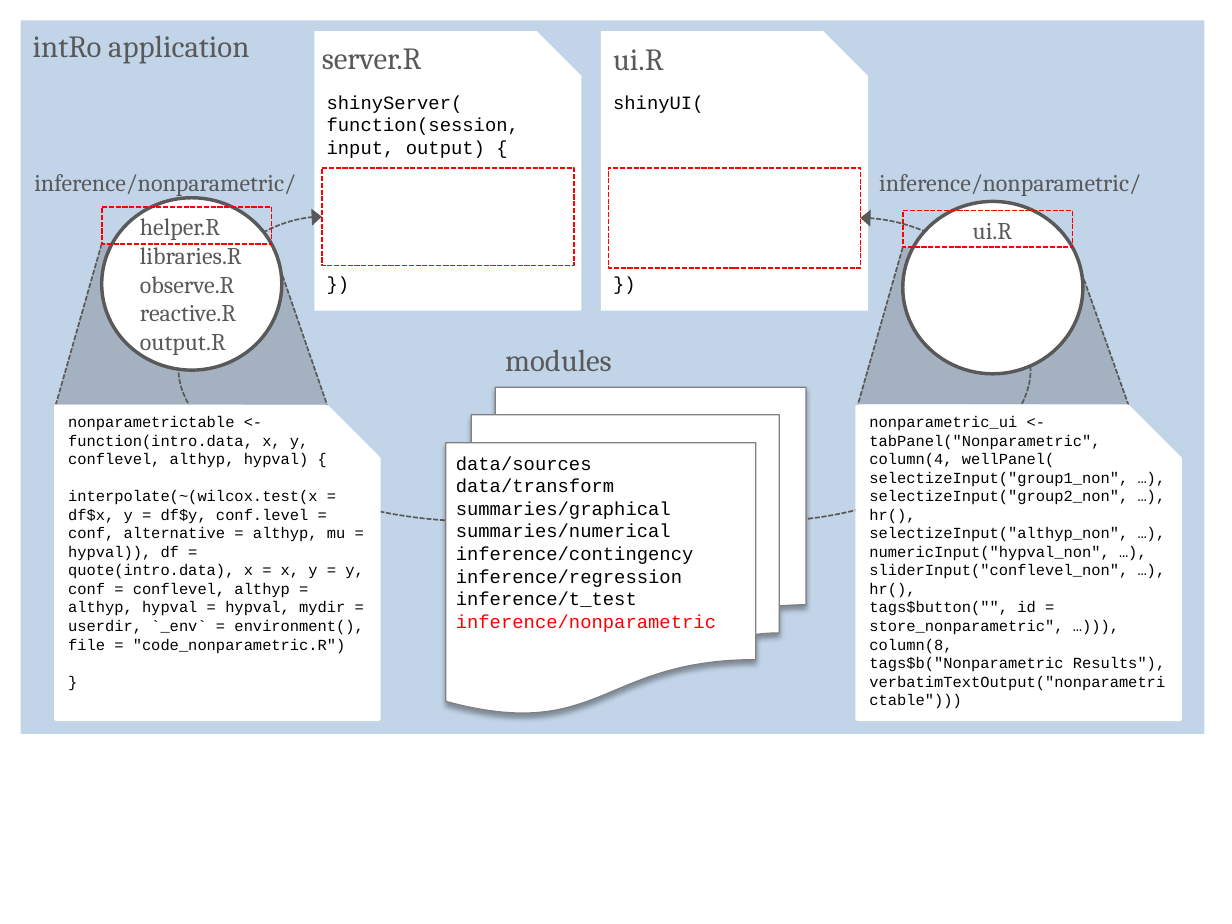
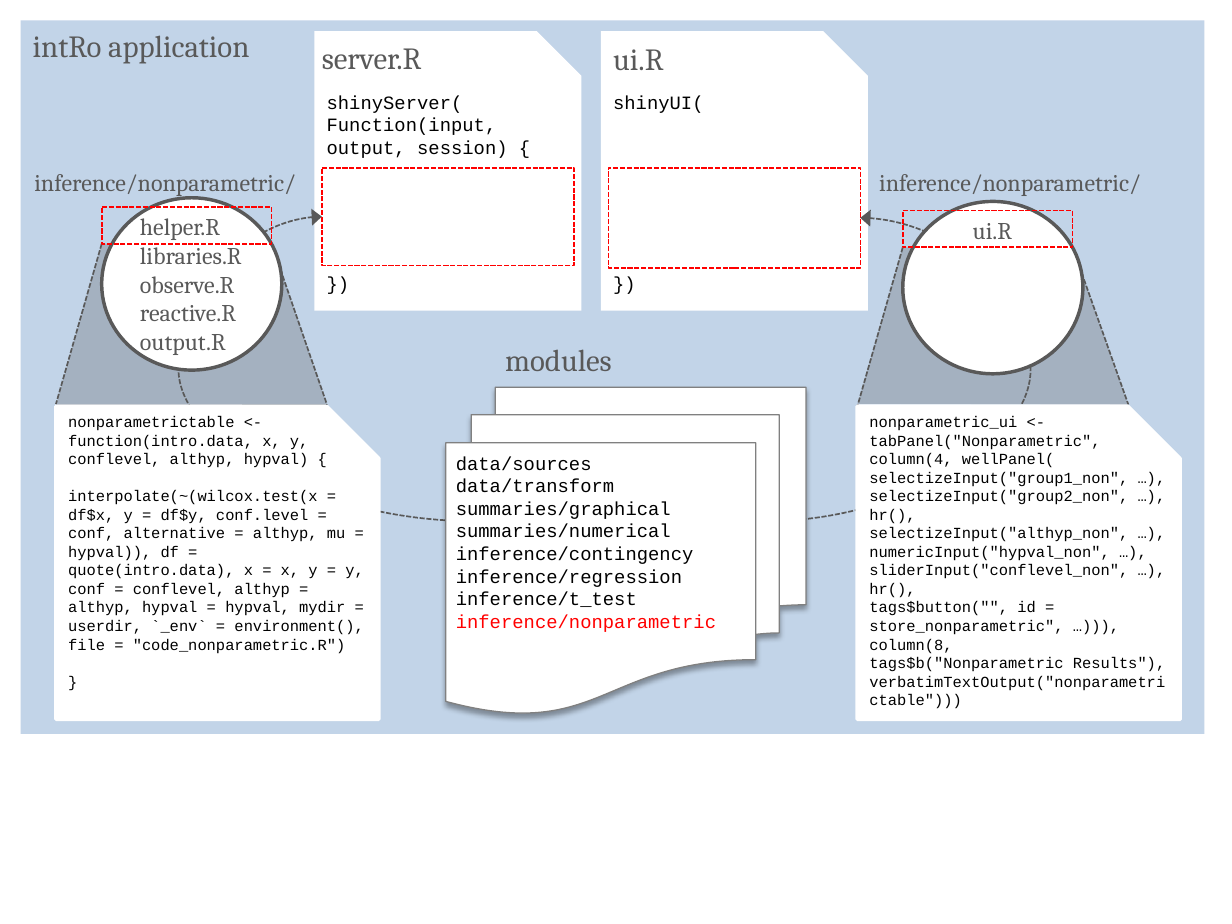
Before and after one commit to gammarama/intRo, a slide deck: slide 1 of jcgs-paper-2016/images/images.pptx. Drawn at 1232x924 pixels with LibreOffice and Linux fonts; fonts in the diff are those of the drawing. Boxes give left, top, right and bottom in pixels: in the first picture for what was removed or moved away, otherwise in the second. Text is boxed around its words. In the diff, an @@ line names an element or a change of style, - is before the commit and + after.

```diff
--- a/jcgs-paper-2016/images/images.pptx
+++ b/jcgs-paper-2016/images/images.pptx
@@ text at (327, 118, 508, 158): text changed @@
-function(session, input, output) {
+Function(input, output, session) {
```
Also in this commit, not shown: 1 other file.
